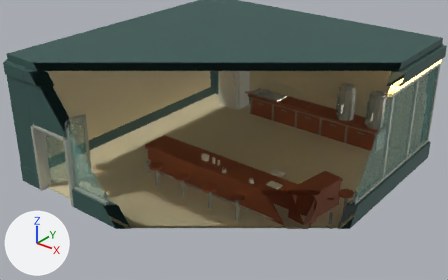
One commit to the Blender file ArtSource/MountainRoad/Cafe/Blender/MountainRoadCafe3D.blend: the scene before it, then after it.
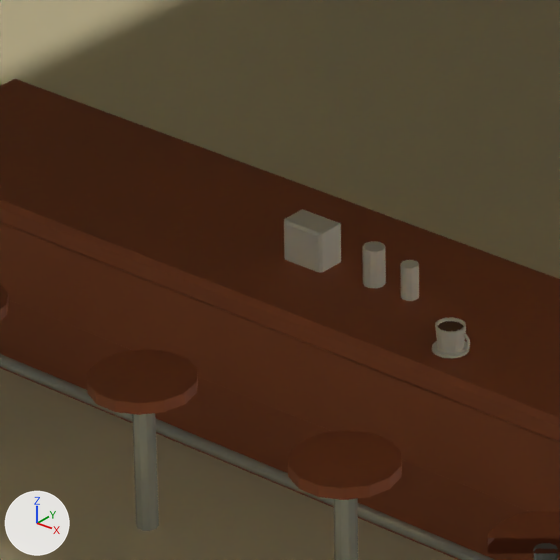
Each version appears first from a 50 mm camera at (11.31, -14.68, 10.32) aimed at (0.45, -1.11, 1.91), and next in a close-up on the part from 36% to 53% of the width and 44% to 72% of the height. The axes (+X, +Y, +Z) are drawn at lower left. The lights are the same throughout. The older version's two pictures come first. Everything nearer to the camera than a plane just in front of the edit is cut away.

The first close-up shows 'Cafe_CounterApron', 'Cafe_CounterBase', 'Cafe_CounterDetails', 'Cafe_CounterFootRail', 'Cafe_CounterTop', 'Cafe_Floor', 'Cafe_StoolMetal', 'Cafe_StoolSeats', 'Cup_PairMan_Ceramic' and 2 more.
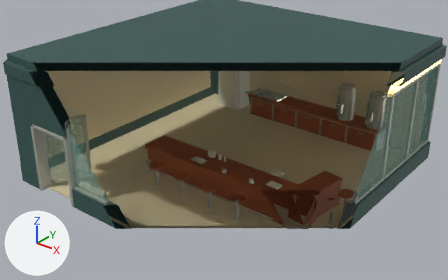
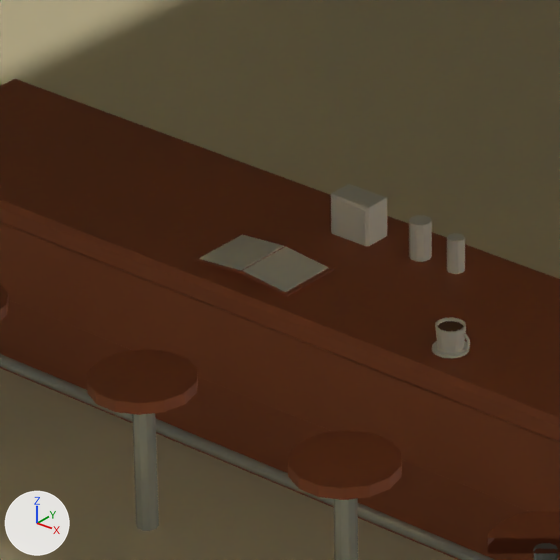
What the commit changed:
me_cafe_counterdetails_mesh is used by ob_cafe_counterdetails; parent ob_root_mountainroadcafe3d; location (0.0, 0.0, 0.0).
me_cafe_counterdetails_mesh had 72 vertices, 52 faces and spanned x -0.36..2.64, y -1.33..-1.03, z 0.99..1.21.
me_cafe_counterdetails_mesh now has 72 vertices, 52 faces and spans x -0.36..2.64, y -1.33..-0.81, z 0.99..1.21.
me_cafe_counterdetails_mesh part 1: the loose piece of 16 vertices spanning x -0.36..-0.14, y -1.27..-1.12, z 0.99..1.21 is moved by (0.0, 0.32, 0.0).
me_cafe_counterdetails_mesh part 2: the loose piece of 20 vertices spanning x 0.05..0.15, y -1.25..-1.15, z 1.0..1.2 is moved by (0.0, 0.32, 0.0).
me_cafe_counterdetails_mesh part 3: the loose piece of 20 vertices spanning x 0.26..0.34, y -1.24..-1.16, z 1.0..1.18 is moved by (0.0, 0.32, 0.0).
Mesh me_cafe_menupages_mesh is new.
It has 32 vertices, 28 faces and spans x -0.249..0.249, y -0.145..0.145, z 0.013..0.04.
It uses material mat_preview_mrc_cafepropsdetail (pale yellow #dddac8).
Mesh me_cafe_menucover_mesh is new.
It has 32 vertices, 28 faces and spans x -0.269..0.269, y -0.16..0.16, z 0.004..0.036.
It uses material mat_preview_mrc_cafecounterdetail (brown #9e5735).
Object 'Cafe_MenuPages' (ob_cafe_menupages) is new; it shows me_cafe_menupages_mesh.
Its parent is ob_prop_menu_hero.
Its location is (0.0, 0.0, 0.0).
Object 'PROP_Menu.Hero' (ob_prop_menu_hero) is new.
Its parent is ob_root_mountainroadcafe3d.
Its location is (-0.38, -1.38, 1.02).
Object 'Cafe_MenuCover' (ob_cafe_menucover) is new; it shows me_cafe_menucover_mesh.
Its parent is ob_prop_menu_hero.
Its location is (0.0, 0.0, 0.0).

Boxes (x1, y1, x2, y2) around the edits, measured in the close-ups (560 x 560 px; the box of a moved part takes in the faces that stretch with it):
'Cafe_CounterDetails', reshaped
    before: (284, 209, 419, 301)
    after: (331, 184, 465, 274)
'Cafe_MenuPages', added
    after: (199, 235, 328, 292)
'Cafe_MenuCover', added
    after: (194, 234, 334, 297)
part 1 of me_cafe_counterdetails_mesh, moved or reshaped
    before: (284, 209, 341, 273)
    after: (331, 185, 387, 246)
part 2 of me_cafe_counterdetails_mesh, moved or reshaped
    before: (362, 241, 386, 288)
    after: (409, 215, 432, 262)
part 3 of me_cafe_counterdetails_mesh, moved or reshaped
    before: (400, 260, 419, 301)
    after: (447, 233, 465, 274)
